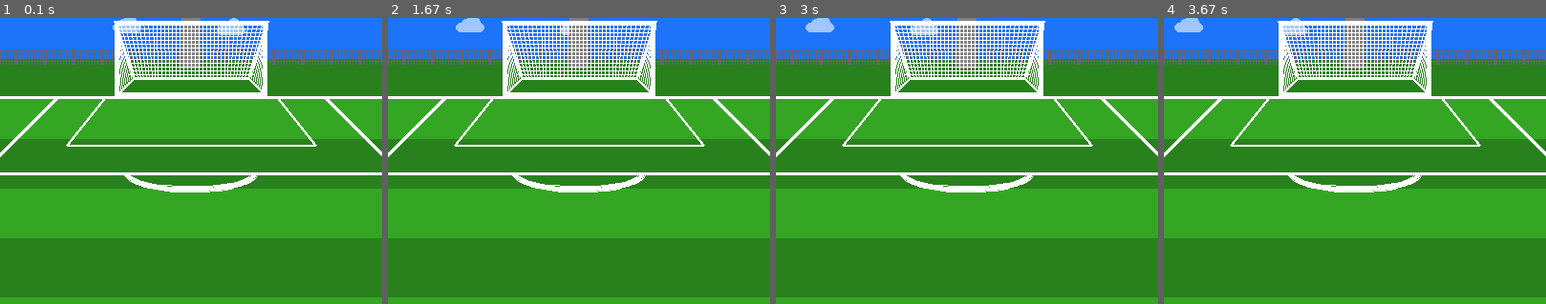
Above: before the commit, frames 1-4 (left to right).
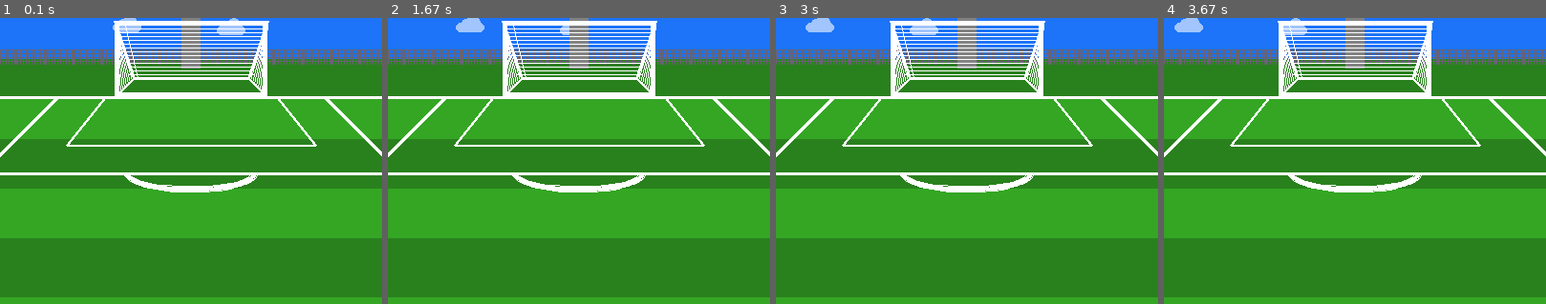
Above: after the commit, the same moments.

Repository: johoule/stuff
Game: pygame game, started from Intro to Pygame Graphics/major league soccer animation/graphics_v4.py
Same seed, same stepped clock (60 frames per second), same inputs: the game is played once before the commit and once after it.
Inputs:
- Up to frame 1 (0.1 s): no input
- Up to frame 2 (1.67 s): tap D at 0.33, 0.67 s
- Up to frame 3 (3 s): no input
- Up to frame 4 (3.67 s): no input
The pictures show only the part of the screen within x 25-75%, y 23-73%; the shares and areas given below are measured in that part.

The runs differ from the first frame. In frame 1, 1.2% of the frame differs, in the area x 31-69%, y 2-21%; in frame 2, 1.2%; in frame 3, 1.2%; in frame 4, 1.2%.

Commit message:
create a draw_net method (refactor piece of code)

Diff:
--- a/Intro to Pygame Graphics/major league soccer animation/graphics_v4.py
+++ b/Intro to Pygame Graphics/major league soccer animation/graphics_v4.py
@@ -238,41 +238,49 @@
     pygame.draw.line(screen, GRAY, [590, 20], [690, 20], 2)
 
     #net
-    pygame.draw.line(screen, WHITE, [325, 140], [341, 200], 1)
-    pygame.draw.line(screen, WHITE, [330, 140], [344, 200], 1)
-    pygame.draw.line(screen, WHITE, [335, 140], [347, 200], 1)
-    pygame.draw.line(screen, WHITE, [340, 140], [350, 200], 1)
-    pygame.draw.line(screen, WHITE, [345, 140], [353, 200], 1)
-    pygame.draw.line(screen, WHITE, [350, 140], [356, 200], 1)
-    pygame.draw.line(screen, WHITE, [355, 140], [359, 200], 1)
-    pygame.draw.line(screen, WHITE, [360, 140], [362, 200], 1)
-    pygame.draw.line(screen, WHITE, [364, 140], [365, 200], 1)
-    pygame.draw.line(screen, WHITE, [368, 140], [369, 200], 1)
-    pygame.draw.line(screen, WHITE, [372, 140], [373, 200], 1)
-    pygame.draw.line(screen, WHITE, [376, 140], [377, 200], 1)
-    pygame.draw.line(screen, WHITE, [380, 140], [380, 200], 1)
-    pygame.draw.line(screen, WHITE, [384, 140], [384, 200], 1)
-    pygame.draw.line(screen, WHITE, [388, 140], [388, 200], 1)
-    pygame.draw.line(screen, WHITE, [392, 140], [392, 200], 1)
-    pygame.draw.line(screen, WHITE, [396, 140], [396, 200], 1)
-    pygame.draw.line(screen, WHITE, [400, 140], [400, 200], 1)
-    pygame.draw.line(screen, WHITE, [404, 140], [404, 200], 1)
-    pygame.draw.line(screen, WHITE, [408, 140], [408, 200], 1)
-    pygame.draw.line(screen, WHITE, [412, 140], [412, 200], 1)
-    pygame.draw.line(screen, WHITE, [416, 140], [416, 200], 1)
-    pygame.draw.line(screen, WHITE, [420, 140], [420, 200], 1)
-    pygame.draw.line(screen, WHITE, [424, 140], [423, 200], 1)
-    pygame.draw.line(screen, WHITE, [428, 140], [427, 200], 1)
-    pygame.draw.line(screen, WHITE, [432, 140], [431, 200], 1)
-    pygame.draw.line(screen, WHITE, [436, 140], [435, 200], 1)
-    pygame.draw.line(screen, WHITE, [440, 140], [438, 200], 1)
-    pygame.draw.line(screen, WHITE, [445, 140], [441, 200], 1)
-    pygame.draw.line(screen, WHITE, [450, 140], [444, 200], 1)
-    pygame.draw.line(screen, WHITE, [455, 140], [447, 200], 1)
-    pygame.draw.line(screen, WHITE, [460, 140], [450, 200], 1)
-    pygame.draw.line(screen, WHITE, [465, 140], [453, 200], 1)
-    pygame.draw.line(screen, WHITE, [470, 140], [456, 200], 1)
-    pygame.draw.line(screen, WHITE, [475, 140], [459, 200], 1)
+    def draw_net(x, y):
+        pygame.draw.line(screen, WHITE, [x+5, 140], [y+3, 200], 1)
+
+    i = 0
+    while (i < 34):
+        draw_net(325, 341)
+        i += 1
+
+    # pygame.draw.line(screen, WHITE, [325, 140], [341, 200], 1)
+    # pygame.draw.line(screen, WHITE, [330, 140], [344, 200], 1)
+    # pygame.draw.line(screen, WHITE, [335, 140], [347, 200], 1)
+    # pygame.draw.line(screen, WHITE, [340, 140], [350, 200], 1)
+    # pygame.draw.line(screen, WHITE, [345, 140], [353, 200], 1)
+    # pygame.draw.line(screen, WHITE, [350, 140], [356, 200], 1)
+    # pygame.draw.line(screen, WHITE, [355, 140], [359, 200], 1)
+    # pygame.draw.line(screen, WHITE, [360, 140], [362, 200], 1)
+    # pygame.draw.line(screen, WHITE, [364, 140], [365, 200], 1)
+    # pygame.draw.line(screen, WHITE, [368, 140], [369, 200], 1)
+    # pygame.draw.line(screen, WHITE, [372, 140], [373, 200], 1)
+    # pygame.draw.line(screen, WHITE, [376, 140], [377, 200], 1)
+    # pygame.draw.line(screen, WHITE, [380, 140], [380, 200], 1)
+    # pygame.draw.line(screen, WHITE, [384, 140], [384, 200], 1)
+    # pygame.draw.line(screen, WHITE, [388, 140], [388, 200], 1)
+    # pygame.draw.line(screen, WHITE, [392, 140], [392, 200], 1)
+    # pygame.draw.line(screen, WHITE, [396, 140], [396, 200], 1)
+    # pygame.draw.line(screen, WHITE, [400, 140], [400, 200], 1)
+    # pygame.draw.line(screen, WHITE, [404, 140], [404, 200], 1)
+    # pygame.draw.line(screen, WHITE, [408, 140], [408, 200], 1)
+    # pygame.draw.line(screen, WHITE, [412, 140], [412, 200], 1)
+    # pygame.draw.line(screen, WHITE, [416, 140], [416, 200], 1)
+    # pygame.draw.line(screen, WHITE, [420, 140], [420, 200], 1)
+    # pygame.draw.line(screen, WHITE, [424, 140], [423, 200], 1)
+    # pygame.draw.line(screen, WHITE, [428, 140], [427, 200], 1)
+    # pygame.draw.line(screen, WHITE, [432, 140], [431, 200], 1)
+    # pygame.draw.line(screen, WHITE, [436, 140], [435, 200], 1)
+    # pygame.draw.line(screen, WHITE, [440, 140], [438, 200], 1)
+    # pygame.draw.line(screen, WHITE, [445, 140], [441, 200], 1)
+    # pygame.draw.line(screen, WHITE, [450, 140], [444, 200], 1)
+    # pygame.draw.line(screen, WHITE, [455, 140], [447, 200], 1)
+    # pygame.draw.line(screen, WHITE, [460, 140], [450, 200], 1)
+    # pygame.draw.line(screen, WHITE, [465, 140], [453, 200], 1)
+    # pygame.draw.line(screen, WHITE, [470, 140], [456, 200], 1)
+    # pygame.draw.line(screen, WHITE, [475, 140], [459, 200], 1)
 
     #net part 2
     pygame.draw.line(screen, WHITE, [320, 140], [324, 216], 1)
